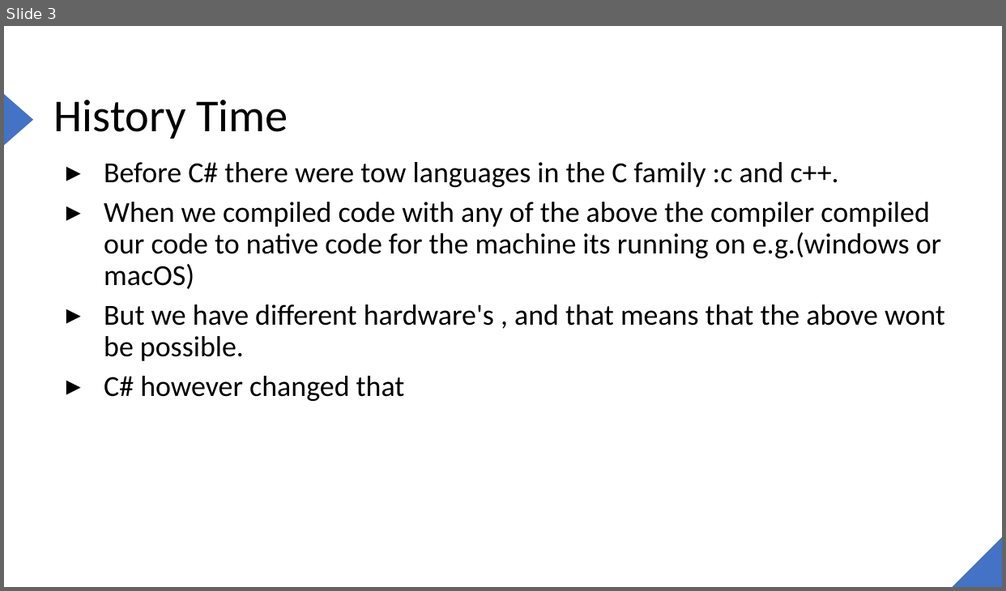
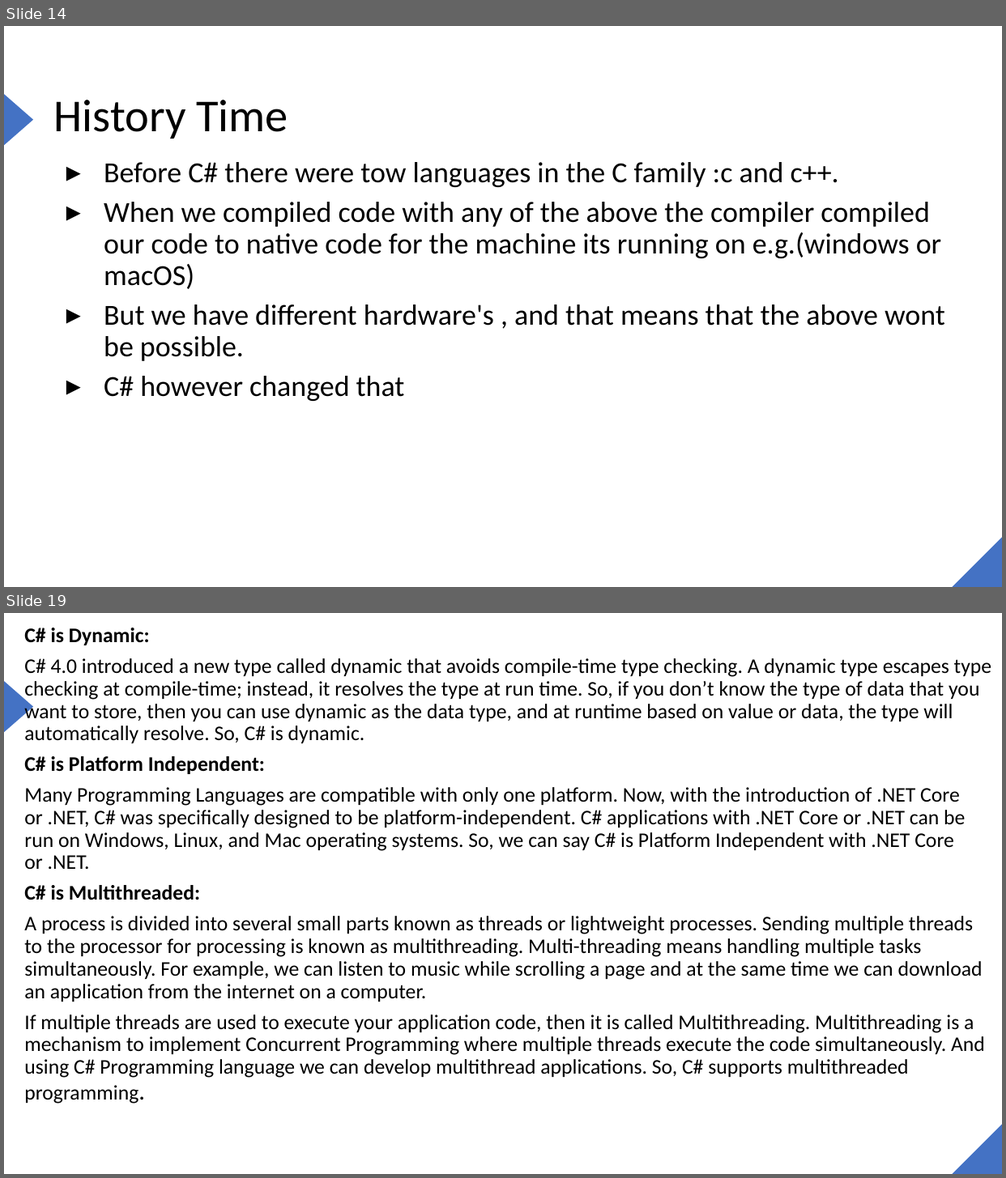
Before and after one commit to joe6276/The-sharp-Repo, a slide deck: Slides/C#/1. Introduction to the .NET FRAMEWORK/1. Intoduction to .NET.pptx. Shown one above the other, each under a label of ours: slide 3 before the commit, slides 14 and 19 after it; the slides between them are not shown. The pictures are 1006x591 and 1006x1178 pixels, drawn with LibreOffice and Linux fonts; fonts in the diff are those of the drawing. Boxes give left, top, right and bottom in pixels: in the first picture for what was removed or moved away, otherwise in the second. Text is boxed around its words. In the diff, an @@ line names an element or a change of style, - is before the commit and + after.

```diff
--- a/Slides/C#/1. Introduction to the .NET FRAMEWORK/1. Intoduction to .NET.pptx
+++ b/Slides/C#/1. Introduction to the .NET FRAMEWORK/1. Intoduction to .NET.pptx
@@ slide 19 added at (4, 613, 1002, 1174), background #FFFFFF; not listed: 2 template elements that a slide beside it also shows @@
@@ text added at (24, 628, 991, 1104), 20 pt, text #000000 @@
+C# is Dynamic:
+C# 4.0 introduced a new type called dynamic that avoids compile-time type checking. A dynamic type escapes type checking at compile-time; instead, it resolves the type at run time. So, if you don’t know the type of data that you want to store, then you can use dynamic as the data type, and at runtime based on value or data, the type will automatically resolve. So, C# is dynamic.
+C# is Platform Independent:
+Many Programming Languages are compatible with only one platform. Now, with the introduction of .NET Core or .NET, C# was specifically designed to be platform-independent. C# applications with .NET Core or .NET can be run on Windows, Linux, and Mac operating systems. So, we can say C# is Platform Independent with .NET Core or .NET.
+C# is Multithreaded:
+A process is divided into several small parts known as threads or lightweight processes. Sending multiple threads to the processor for processing is known as multithreading. Multi-threading means handling multiple tasks simultaneously. For example, we can listen to music while scrolling a page and at the same time we can download an application from the internet on a computer.
+If multiple threads are used to execute your application code, then it is called Multithreading. Multithreading is a mechanism to implement Concurrent Programming where multiple threads execute the code simultaneously. And using C# Programming language we can develop multithread applications. So, C# supports multithreaded programming.
@@ what was slide 3 is now slide 14 @@
```
Also in this commit, not shown: 2 slides changed, 7 other slides added, 3 slides removed, 18 other files.
